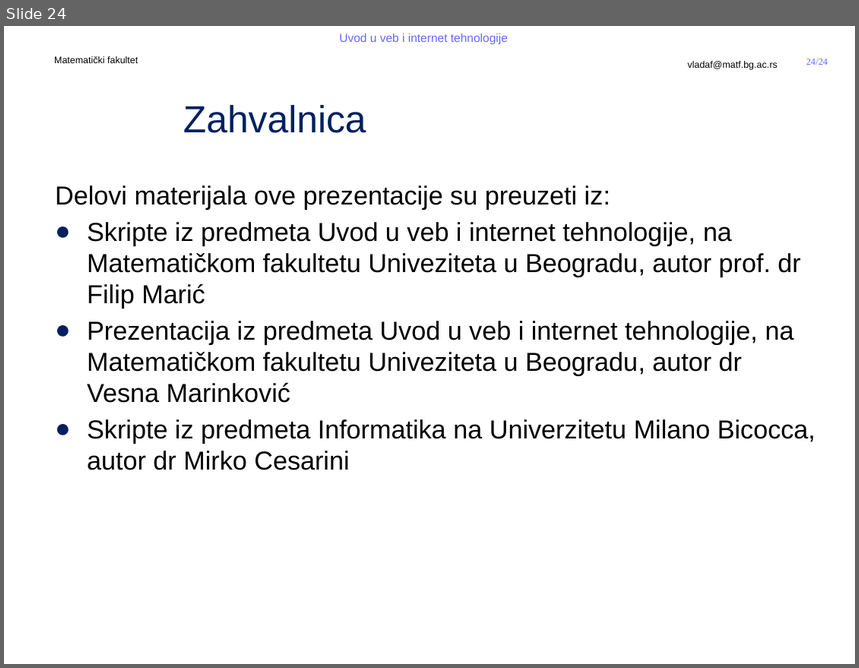
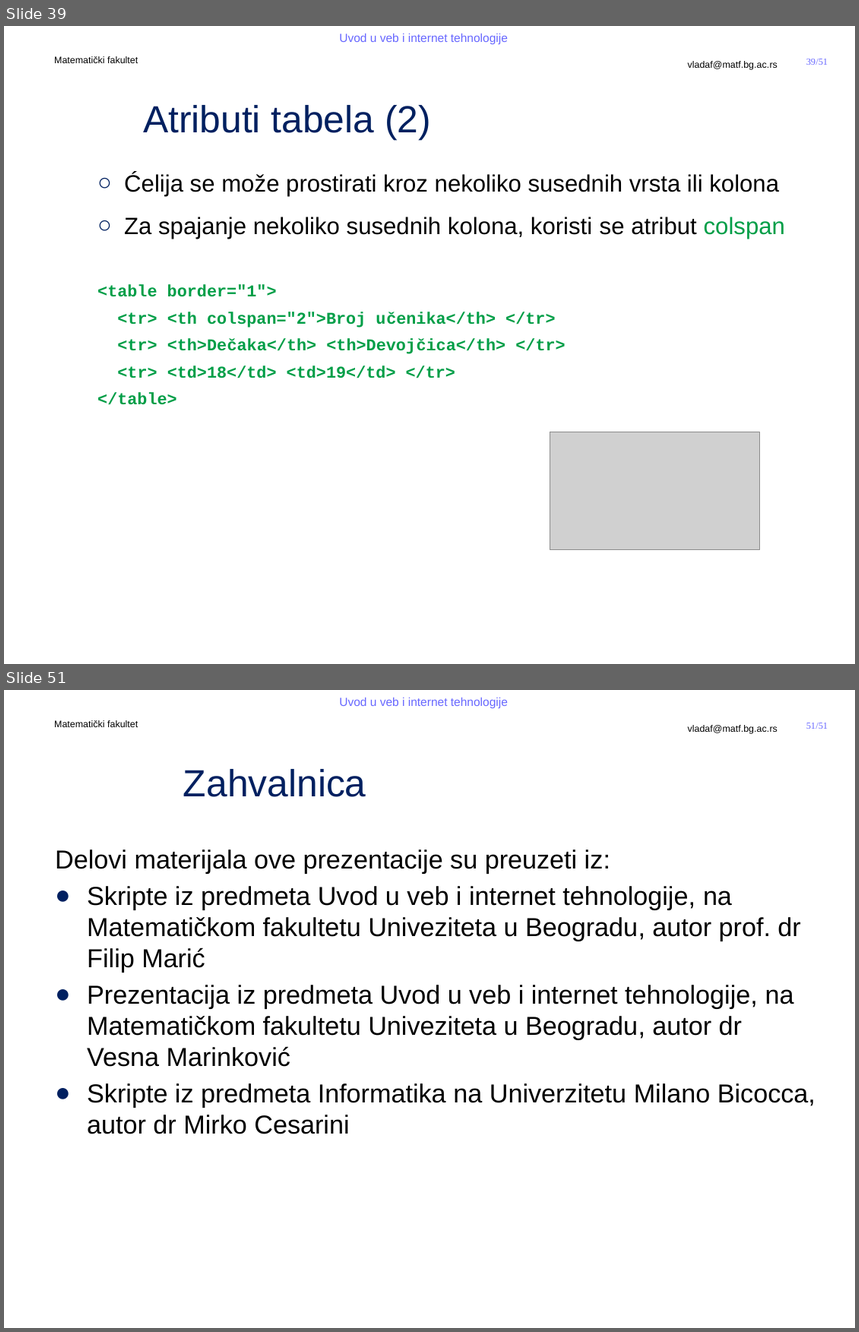
Before and after one commit to MatfUVIT/info, a slide deck: predavanja/prezentacije/UVIT03-01-HTML 5.pptx. Shown one above the other, each under a label of ours: slide 24 before the commit, slides 39 and 51 after it; the slides between them are not shown. The pictures are 859x668 and 859x1332 pixels, drawn with LibreOffice and Linux fonts; fonts in the diff are those of the drawing; grey boxes stand for pictures; background and template pictures are left out. Boxes give left, top, right and bottom in pixels: in the first picture for what was removed or moved away, otherwise in the second. Text is boxed around its words. In the diff, an @@ line names an element or a change of style, - is before the commit and + after.

```diff
--- a/predavanja/prezentacije/UVIT03-01-HTML 5.pptx
+++ b/predavanja/prezentacije/UVIT03-01-HTML 5.pptx
@@ slide 39 added at (4,26,855,664), background #FFFFFF; not listed: 5 template elements that a slide beside it also shows @@
@@ title added at (143,105,431,140), 32 pt, text #002060 @@
+Atributi tabela (2)
@@ text added at (97,173,785,405), 14 pt, text #009E47, bold @@
+  ○ Ćelija se može prostirati kroz nekoliko susednih vrsta ili kolona
+  ○ Za spajanje nekoliko susednih kolona, koristi se atribut colspan
+  <table border="1">
+  <tr> <th colspan="2">Broj učenika</th> </tr>
+  <tr> <th>Dečaka</th> <th>Devojčica</th> </tr>
+  <tr> <td>18</td> <td>19</td> </tr>
+  </table>
@@ picture added at (550,432,760,550) @@
@@ what was slide 24 is now slide 51 @@
@@ page number at (807,723,828,729): text changed @@
-24/24
+51/51
```
Also in this commit, not shown: 1 slide changed, 27 other slides added, 1 slide removed, 3 other files.
